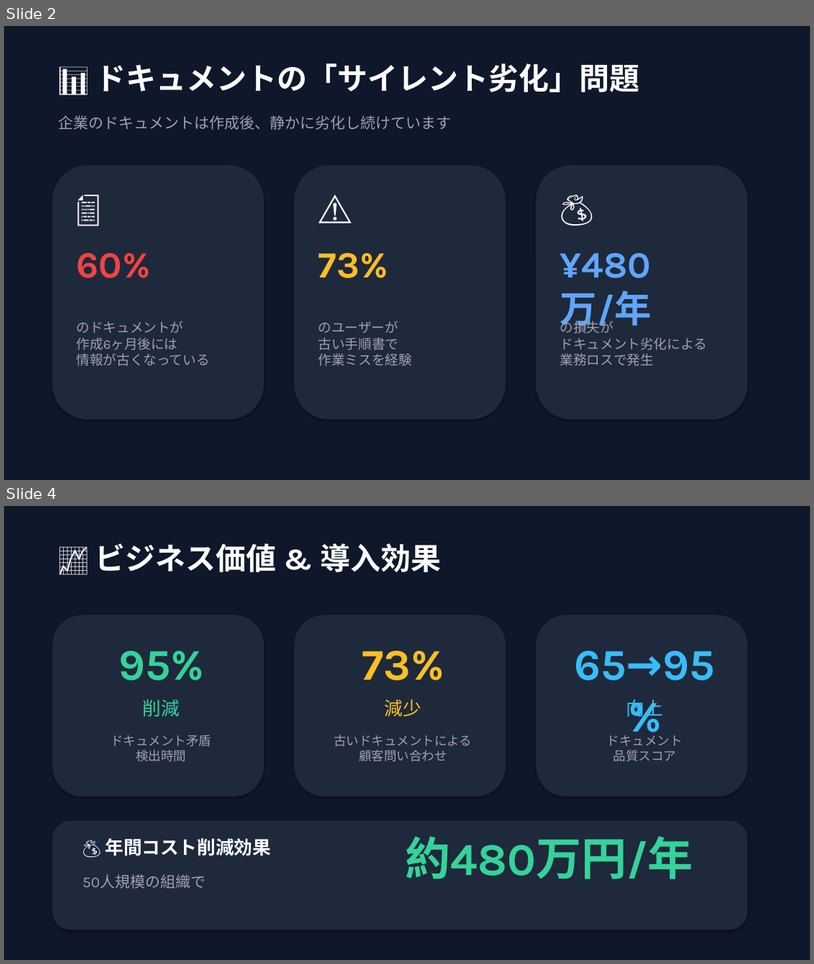
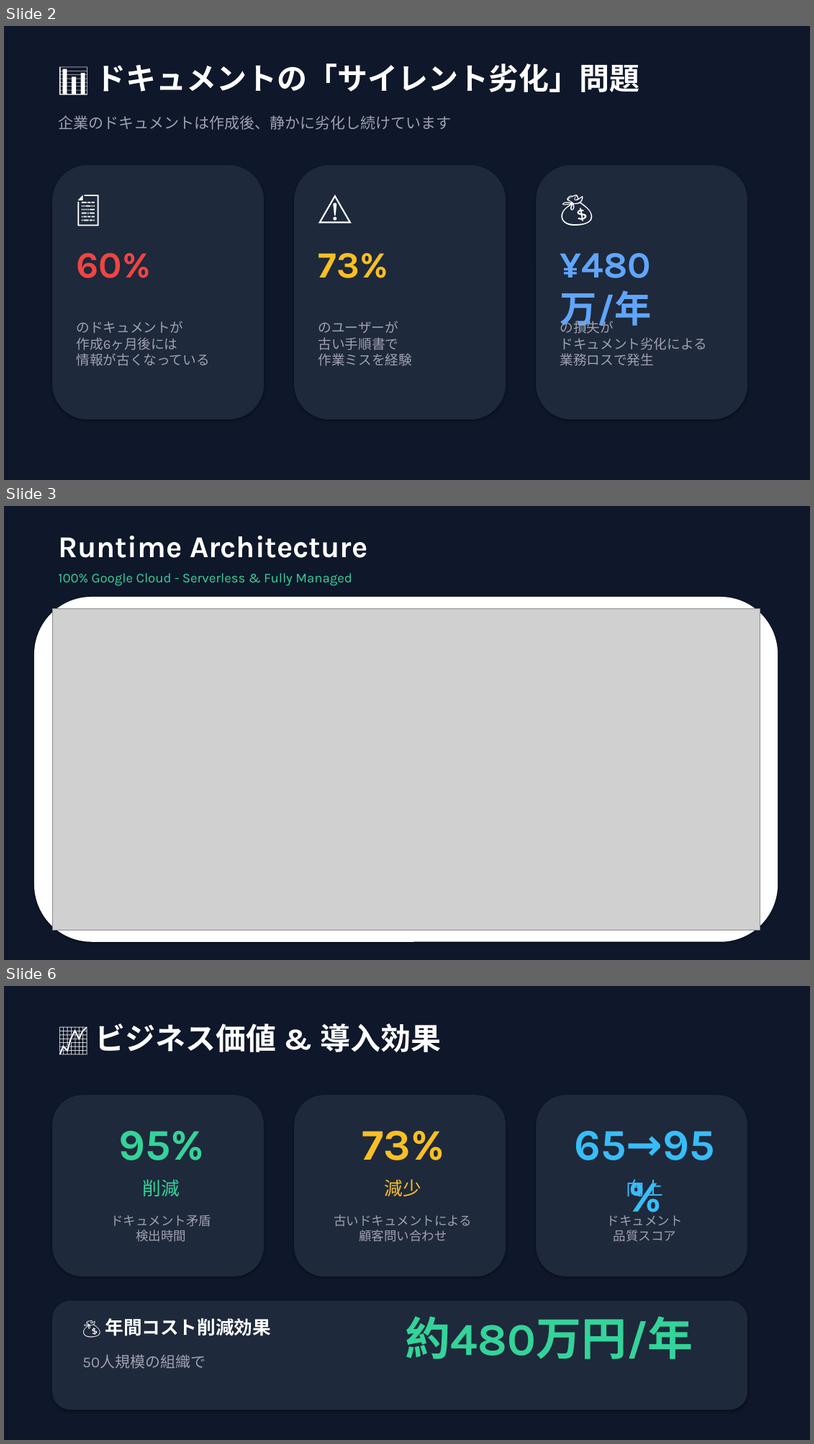
Before and after one commit to Koki0812/docugardener-agent, a slide deck: docs/demo_slides.pptx. Shown one above the other, each under a label of ours: slides 2 and 4 before the commit, slides 2, 3 and 6 after it; the slides between them are not shown. The pictures are 814x964 and 814x1444 pixels, drawn with LibreOffice and Linux fonts; fonts in the diff are those of the drawing; grey boxes stand for pictures. Boxes give left, top, right and bottom in pixels: in the first picture for what was removed or moved away, otherwise in the second. Text is boxed around its words. In the diff, an @@ line names an element or a change of style, - is before the commit and + after.

Commit message:
feat: Integrate architecture diagrams and Google AntiGravity into all demo materials

```diff
--- a/docs/demo_slides.pptx
+++ b/docs/demo_slides.pptx
@@ slide 3 added at box(4, 506, 810, 960), background #0F172A @@
@@ text added at box(58, 536, 368, 558), 36 pt, text #FFFFFF, bold @@
+Runtime Architecture
@@ text added at box(58, 573, 352, 586), 16 pt, text #34D399 @@
+100% Google Cloud - Serverless & Fully Managed
@@ rounded rectangle added at box(34, 597, 778, 942), fill #FFFFFF @@
@@ picture added at box(52, 609, 760, 929) @@
@@ what was slide 4 is now slide 6 @@
```
Also in this commit, not shown: 1 other slide added, 4 other files.
